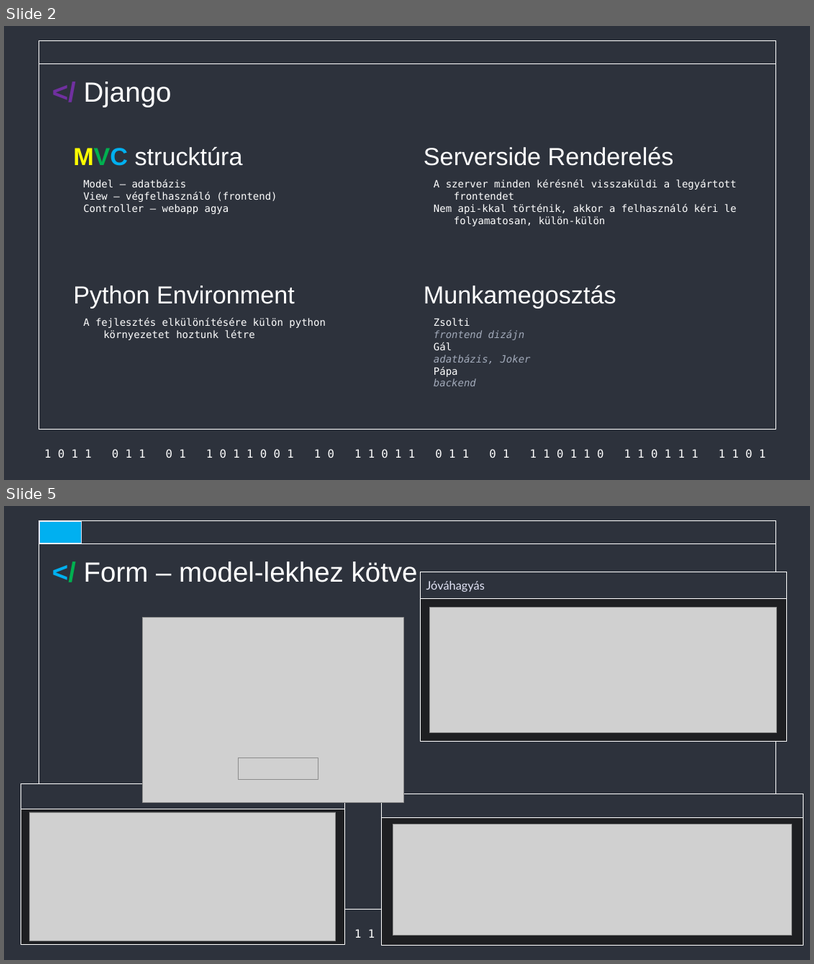
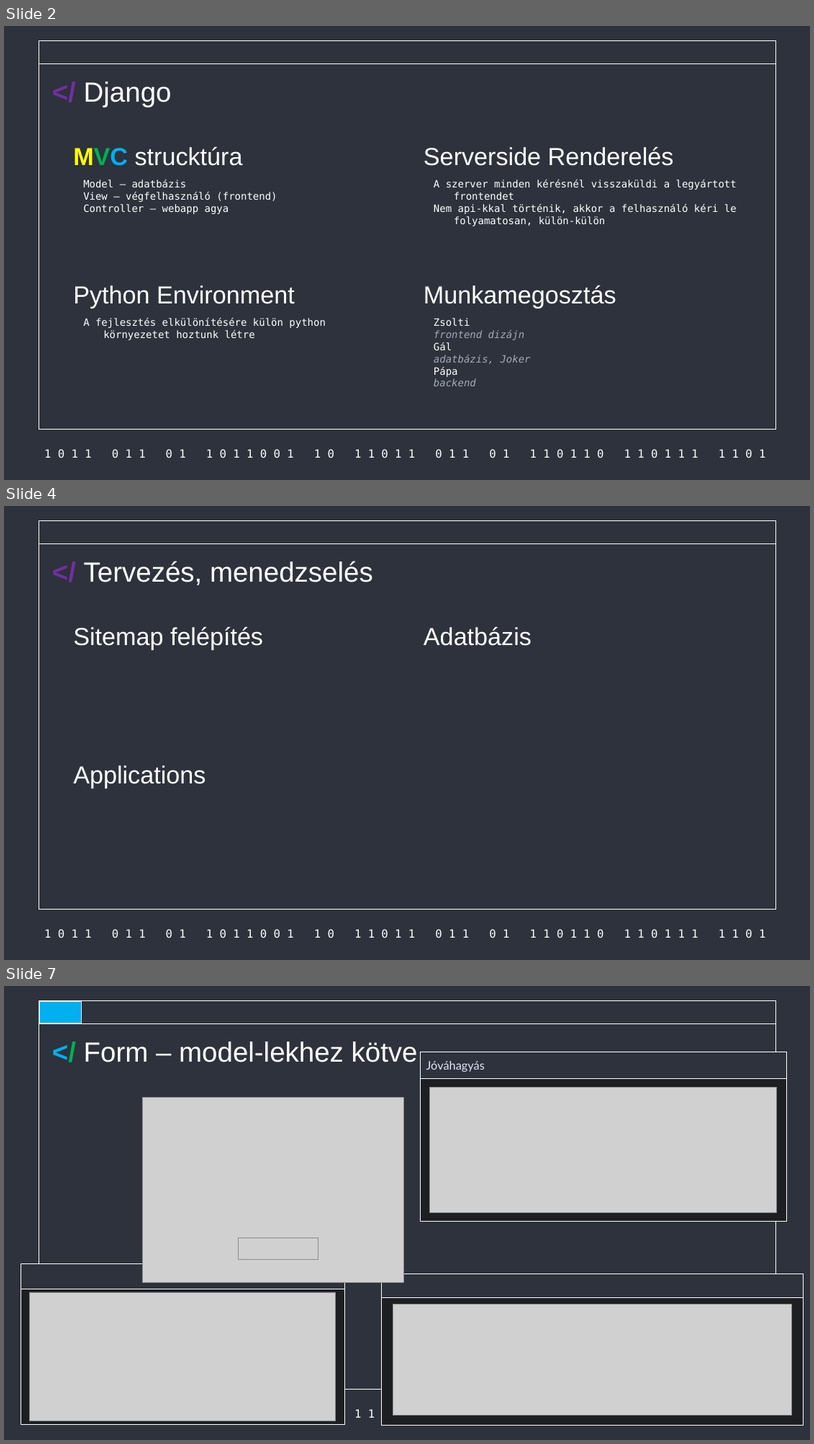
Before and after one commit to Acsilaa/dusza2024-25, a slide deck: Hell yeah ppt.pptx. Shown one above the other, each under a label of ours: slides 2 and 5 before the commit, slides 2, 4 and 7 after it; the slides between them are not shown. The pictures are 814x964 and 814x1444 pixels, drawn with LibreOffice and Linux fonts; fonts in the diff are those of the drawing; grey boxes stand for pictures. Boxes give left, top, right and bottom in pixels: in the first picture for what was removed or moved away, otherwise in the second. Text is boxed around its words. In the diff, an @@ line names an element or a change of style, - is before the commit and + after.

```diff
--- a/Hell yeah ppt.pptx
+++ b/Hell yeah ppt.pptx
@@ slide 4 added at box(4, 506, 810, 960), background #2D323C; not listed: 3 template elements that a slide beside it also shows @@
@@ text added at box(84, 561, 373, 585), 33 pt, text #FFFFFF @@
+</ Tervezés, menedzselés
@@ title added at box(73, 627, 263, 649), 29.3 pt, text #FFFFFF @@
+Sitemap felépítés
@@ title added at box(424, 627, 532, 646), 29.3 pt, text #FFFFFF @@
+Adatbázis
@@ title added at box(73, 765, 206, 788), 29.3 pt, text #FFFFFF @@
+Applications
@@ what was slide 5 is now slide 7 @@
```
Also in this commit, not shown: 6 slides changed, 8 other slides added, 4 slides removed.
